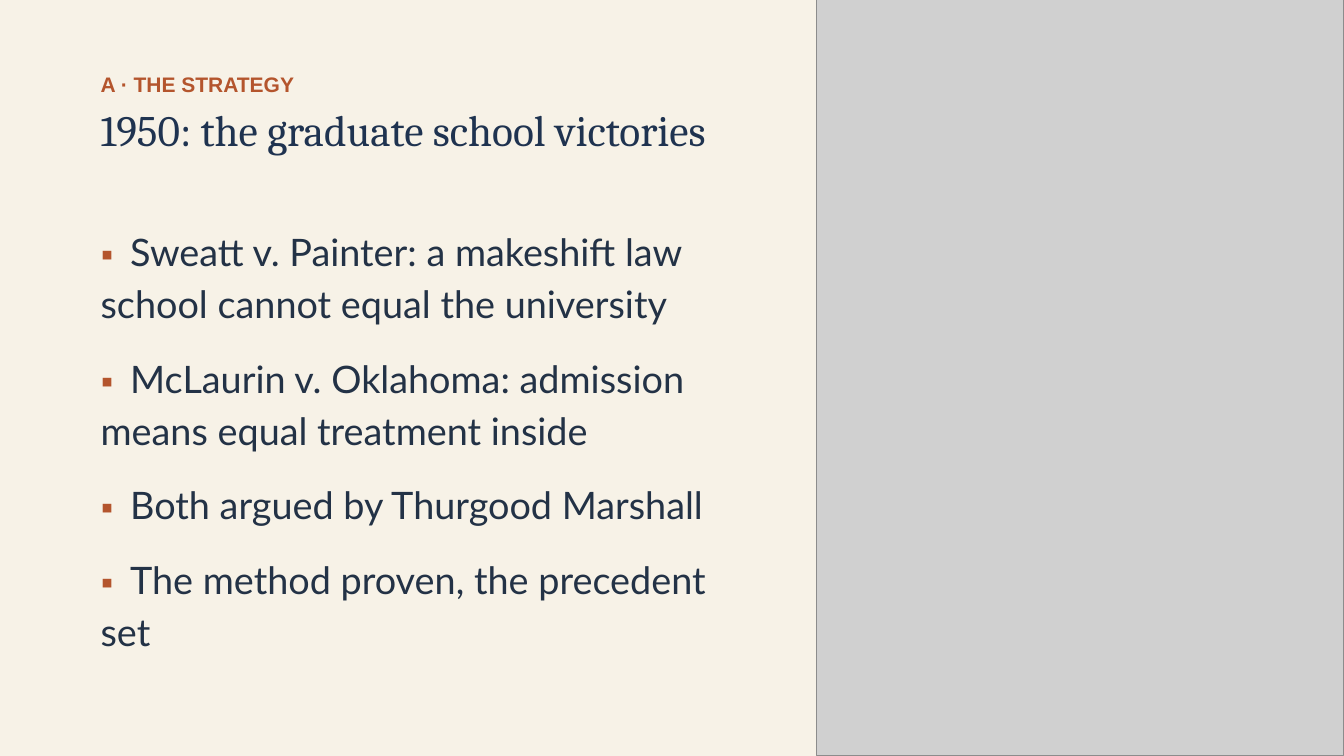
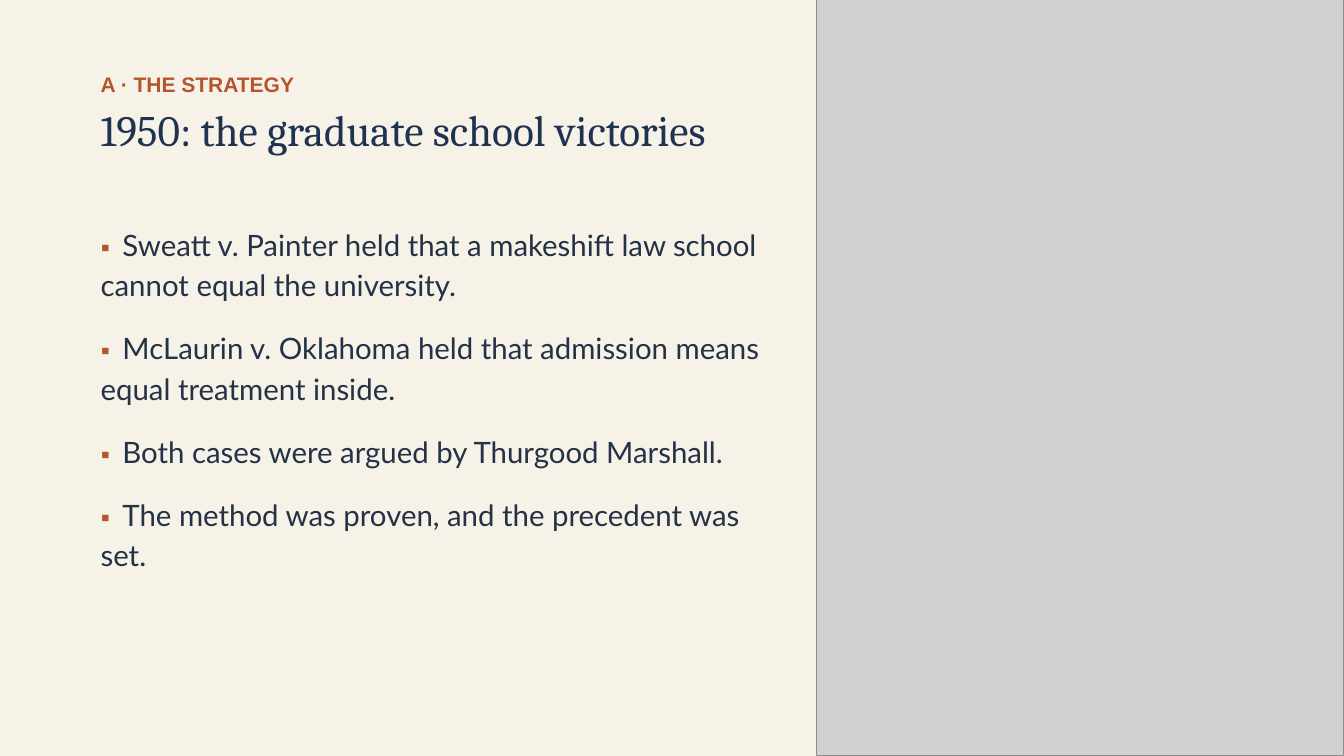
Before and after one commit to ab17gthb/humanities-curriculum-group, a slide deck: slide 6 of civil-rights/lesson-02/lesson-02-slides.pptx. Drawn at 1344x756 pixels with LibreOffice and Linux fonts; fonts in the diff are those of the drawing; grey boxes stand for pictures. Boxes give left, top, right and bottom in pixels: in the first picture for what was removed or moved away, otherwise in the second. Text is boxed around its words. In the diff, an @@ line names an element or a change of style, - is before the commit and + after.

```diff
--- a/civil-rights/lesson-02/lesson-02-slides.pptx
+++ b/civil-rights/lesson-02/lesson-02-slides.pptx
@@ text at (101,234,759,567): text changed; size 27 to 21 pt @@
-▪ Sweatt v. Painter: a makeshift law school cannot equal the university
-▪ McLaurin v. Oklahoma: admission means equal treatment inside
-▪ Both argued by Thurgood Marshall
-▪ The method proven, the precedent set
+▪ Sweatt v. Painter held that a makeshift law school cannot equal the university.
+▪ McLaurin v. Oklahoma held that admission means equal treatment inside.
+▪ Both cases were argued by Thurgood Marshall.
+▪ The method was proven, and the precedent was set.
```
Also in this commit, not shown: 7 other slides changed, 6 other files.
